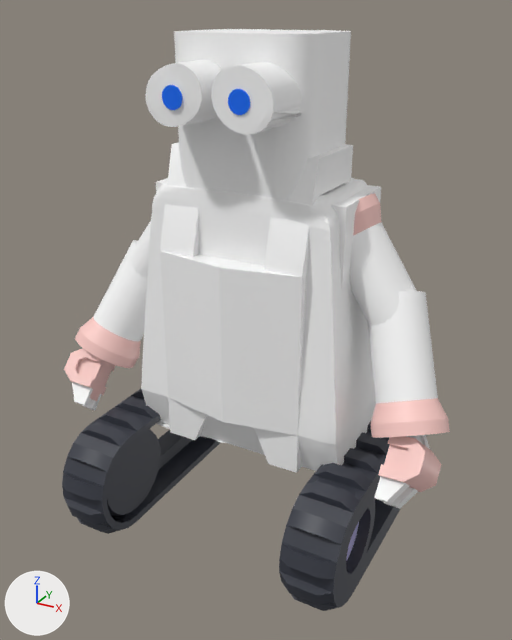
The glTF model assets/models/custom/robo.glb as it was, and as the next commit left it.
Both versions are drawn from a 50 mm lens placed at (1.31, -2.4, 2.12), pointed at (0.02, -0.05, 0.95). The lights are fixed; the arrows at lower left show +X, +Y and +Z. The older version comes first. Where no turn or scale is listed for an object, it has been applied to the vertices. Vertices at exactly the same position are counted once.

The older version as bpy lines, for what is in view:
```python
mat_temp = principled_material('temp')
mat_temp.texture = img_temp
me_mesh_pipe_smallbase_instance_instance_013 = bpy.data.meshes.new('Mesh pipe_smallBase Instance Instance.013')
me_mesh_pipe_smallbase_instance_instance_013.from_pydata(...)  # 144 vertices, 288 faces; spans x -0.109..0.343, y -0.155..0.144, z -0.428..0.076
me_mesh_pipe_smallbase_instance_instance_013.materials.append(mat_walle_007)  # picture img_walle
me_mesh_torso_default_instance_instance = bpy.data.meshes.new('Mesh torso_default Instance Instance')
me_mesh_torso_default_instance_instance.from_pydata(...)  # 28124 vertices, 55705 faces; spans x -0.461..0.462, y -0.275..0.275, z -0.002..1.097
me_mesh_torso_default_instance_instance.materials.append(mat_temp)  # picture img_temp
me_track_smoothside_instance_instance_003 = bpy.data.meshes.new('track_smoothSide Instance Instance.003')
me_track_smoothside_instance_instance_003.from_pydata(...)  # 170 vertices, 358 faces; spans x 0.284..0.5, y -0.281..0.324, z -0.253..0.253
me_track_smoothside_instance_instance_003.materials.append(mat_walle)  # picture img_walle
ob_pipe_smallbase_004 = bpy.data.objects.new('pipe_smallBase.004', me_mesh_pipe_smallbase_instance_instance_013)
ob_pipe_smallbase_004.location = (0.334, 0.056, 1.423)
ob_torso_default = bpy.data.objects.new('torso_default', me_mesh_torso_default_instance_instance)
ob_torso_default.location = (0.022, 0.014, 0.421)
ob_track_smoothside_003 = bpy.data.objects.new('track_smoothSide.003', me_track_smoothside_instance_instance_003)
ob_track_smoothside_003.location = (0.125, -0.331, 0.252)
# also in view: 'foot_claw.002' at (-0.74, -0.24, 0.6); 'pipe_smallBase.002' at (-0.42, 0.05, 1.25); 'track_smoothSide.002' at (-0.48, -0.39, 0.25); 'block' at (0.02, 0.04, 0.95); 'wheel_classic' at (-0.49, -0.4, 0.27)
```
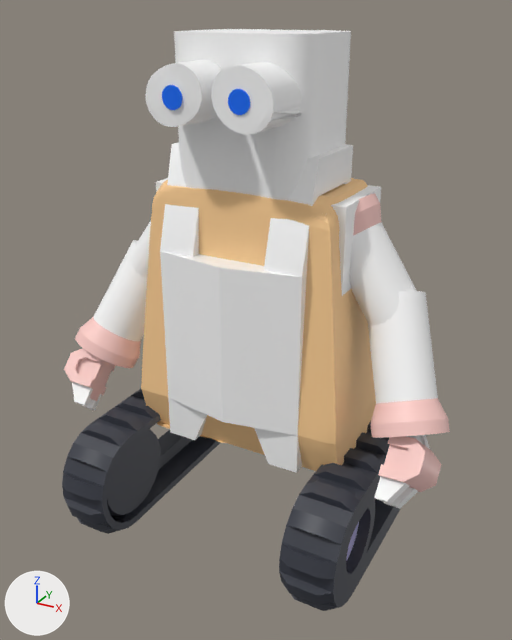
What differs and where, as boxes (x1, y1, x2, y2) in the pictures (512 x 640 px):
'torso_default', surface changed (white to brown): (141, 178, 376, 471) in both

The change, as a list of edits to the scene's bpy script:
```text
Add img_untitled:
    img_untitled = load_image('Untitled', '_unpacked/Untitled', 1024, 1024, 'sRGB')
Change mat_temp:
    mat_temp.texture: img_temp -> img_untitled
    mat_temp.roughness: 0.5 -> 0.618
Change me_mesh_torso_default_instance_instance:
    where me_mesh_torso_default_instance_instance.from_pydata(...)  # 28124 vertices, 55705 faces; spans x -0.461..0.462, y -0.275..0.275, z -0.002..1.097
    used by ob_torso_default; location = (0.022, 0.014, 0.421)
    me_mesh_torso_default_instance_instance part 1: texture (UV) coordinates of 55705 of 55705 faces, centred in x -0.461..0.462, y -0.274..0.274, z -0.001..1.097, changed; they spanned u 0.69..0.69, v 0.06..0.06 and now span u 0.0..0.97, v 0.0..1.0
```
